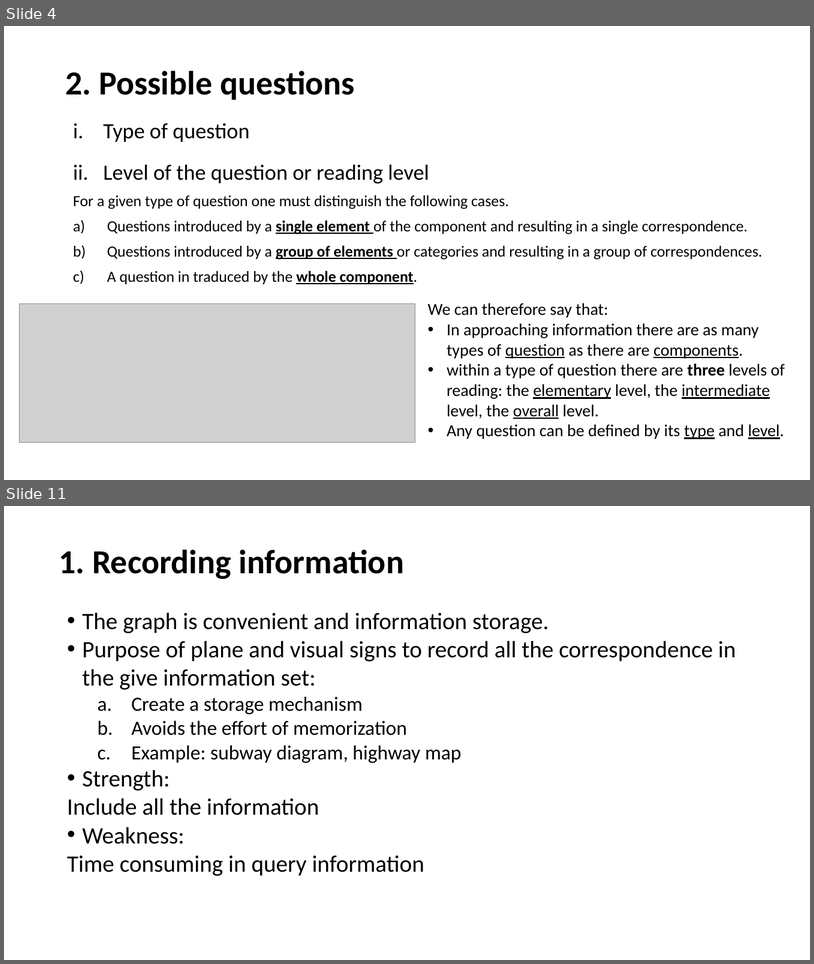
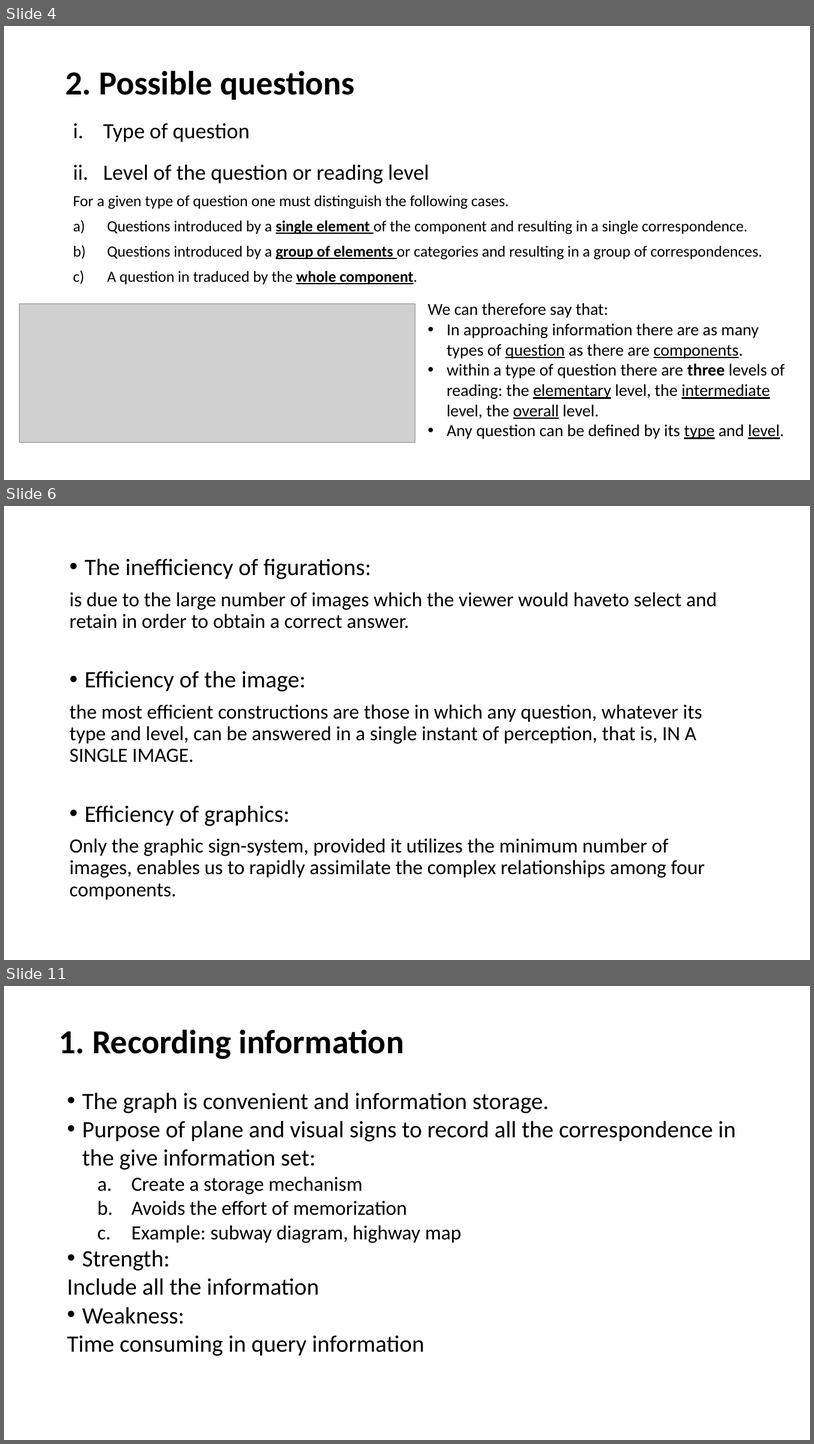
Before and after one commit to Jiaxin-yyjx/Visualization-D3.js-Lab, a slide deck: midterm/SoMSummery.pptx. Shown one above the other, each under a label of ours: slides 4 and 11 before the commit, slides 4, 6 and 11 after it; the slides between them are not shown. The pictures are 814x964 and 814x1444 pixels, drawn with LibreOffice and Linux fonts; fonts in the diff are those of the drawing; grey boxes stand for pictures. Boxes give left, top, right and bottom in pixels: in the first picture for what was removed or moved away, otherwise in the second. Text is boxed around its words. In the diff, an @@ line names an element or a change of style, - is before the commit and + after.

```diff
--- a/midterm/SoMSummery.pptx
+++ b/midterm/SoMSummery.pptx
@@ slide 6 added at bbox=[4, 506, 810, 960], background #FFFFFF @@
@@ text added at bbox=[69, 558, 717, 900], 24 pt, text #000000 @@
+• The inefficiency of figurations:
+is due to the large number of images which the viewer would haveto select and retain in order to obtain a correct answer.
+• Efficiency of the image:
+the most efficient constructions are those in which any question, whatever its type and level, can be answered in a single instant of perception, that is, IN A SINGLE IMAGE.
+• Efficiency of graphics:
+Only the graphic sign-system, provided it utilizes the minimum number of images, enables us to rapidly assimilate the complex relationships among four components.
```
Also in this commit, not shown: 8 slides changed, 4 other slides added, 8 slides removed.
